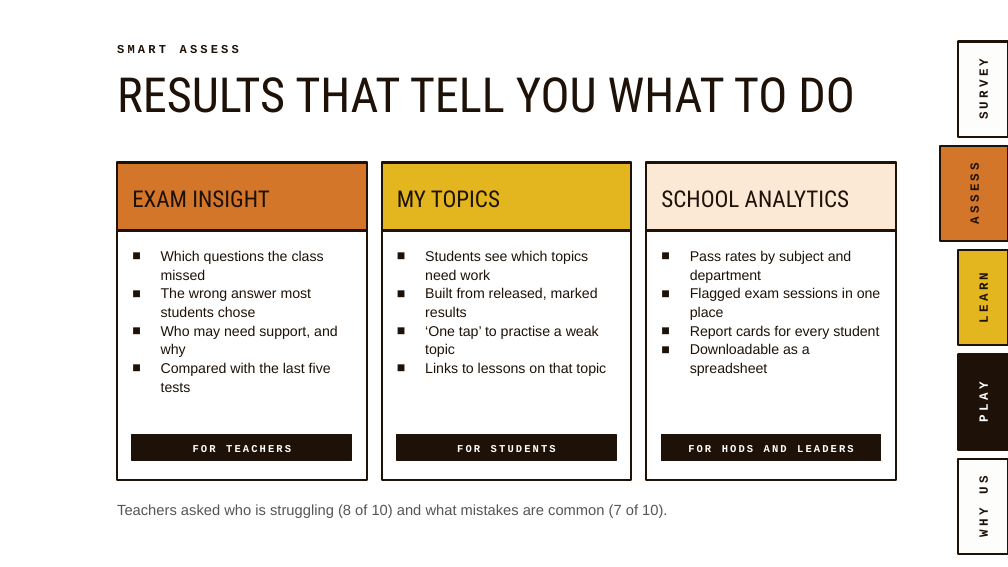
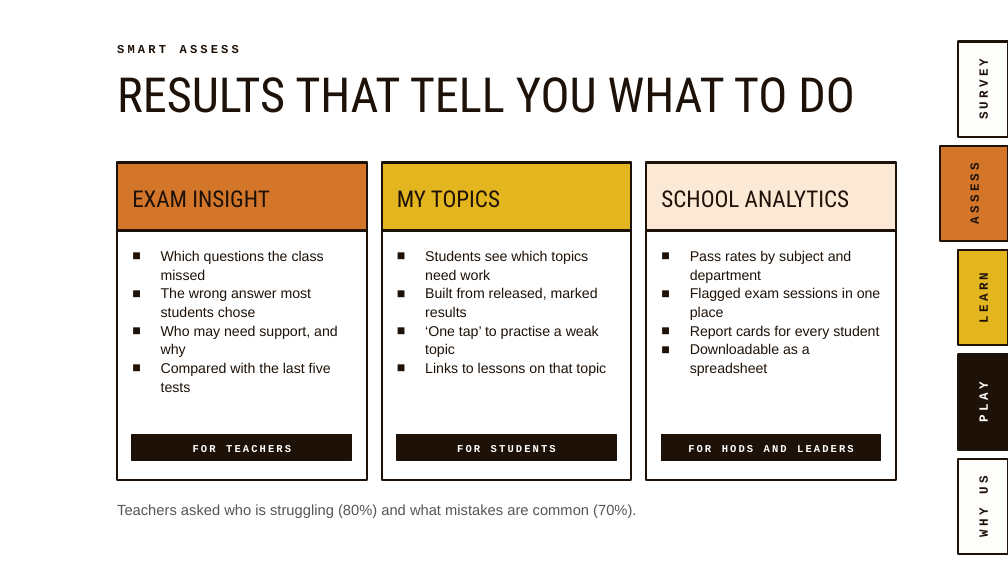
Before and after one commit to MrStevenGordon/exam-platform, a slide deck: slide 11 of marketing/presentation/Smart-Assess-Ja-Manchester-Presentation-v2.pptx. Drawn at 1008x567 pixels with LibreOffice and Linux fonts; fonts in the diff are those of the drawing; background and template pictures are left out. Boxes give left, top, right and bottom in pixels: in the first picture for what was removed or moved away, otherwise in the second. Text is boxed around its words. In the diff, an @@ line names an element or a change of style, - is before the commit and + after.

```diff
--- a/marketing/presentation/Smart-Assess-Ja-Manchester-Presentation-v2.pptx
+++ b/marketing/presentation/Smart-Assess-Ja-Manchester-Presentation-v2.pptx
@@ text at bbox=[117, 504, 636, 518]: text changed @@
-Teachers asked who is struggling (8 of 10) and what mistakes are common (7 of 10).
+Teachers asked who is struggling (80%) and what mistakes are common (70%).
```
Also in this commit, not shown: 9 other slides changed, 3 other files.
